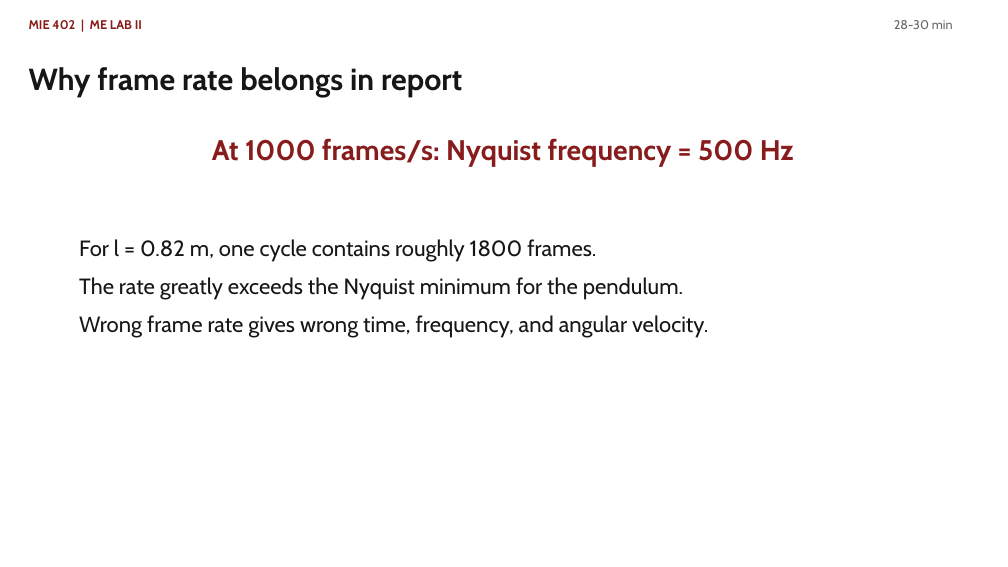
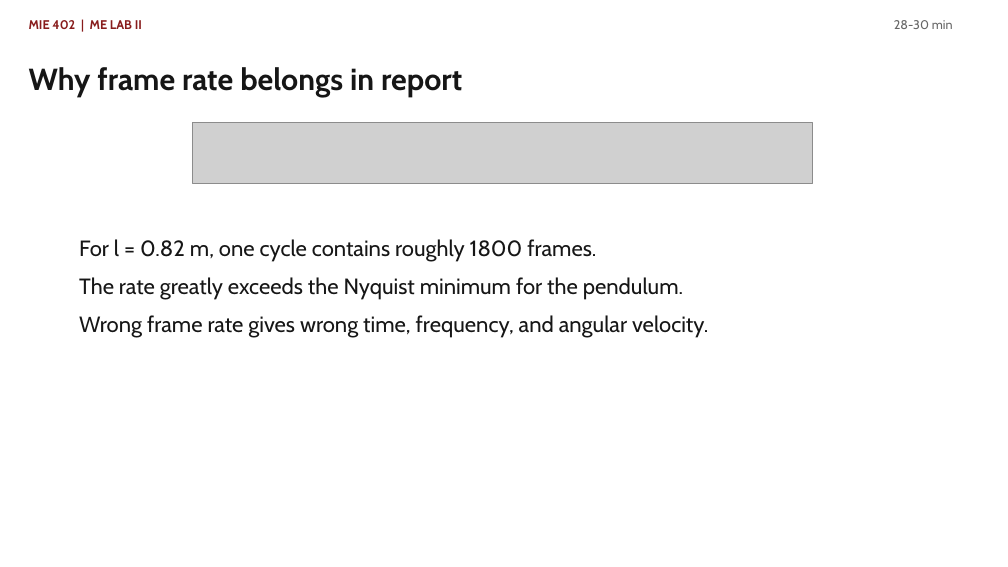
Before and after one commit to Ehsan-Roohi/MIE402-Lab, a slide deck: slide 14 of site/docs/MIE402_Lecture03_Single_Pendulum_PreLab2_Fall2026.pptx. Drawn at 1008x567 pixels with LibreOffice and Linux fonts; fonts in the diff are those of the drawing; grey boxes stand for pictures. Boxes give left, top, right and bottom in pixels: in the first picture for what was removed or moved away, otherwise in the second. Text is boxed around its words. In the diff, an @@ line names an element or a change of style, - is before the commit and + after.

```diff
--- a/site/docs/MIE402_Lecture03_Single_Pendulum_PreLab2_Fall2026.pptx
+++ b/site/docs/MIE402_Lecture03_Single_Pendulum_PreLab2_Fall2026.pptx
@@ picture added at (193,123,813,183) @@
@@ text removed at (212,138,794,166) @@
-At 1000 frames/s: Nyquist frequency = 500 Hz
```
Also in this commit, not shown: 7 other slides changed, 4 other files.
